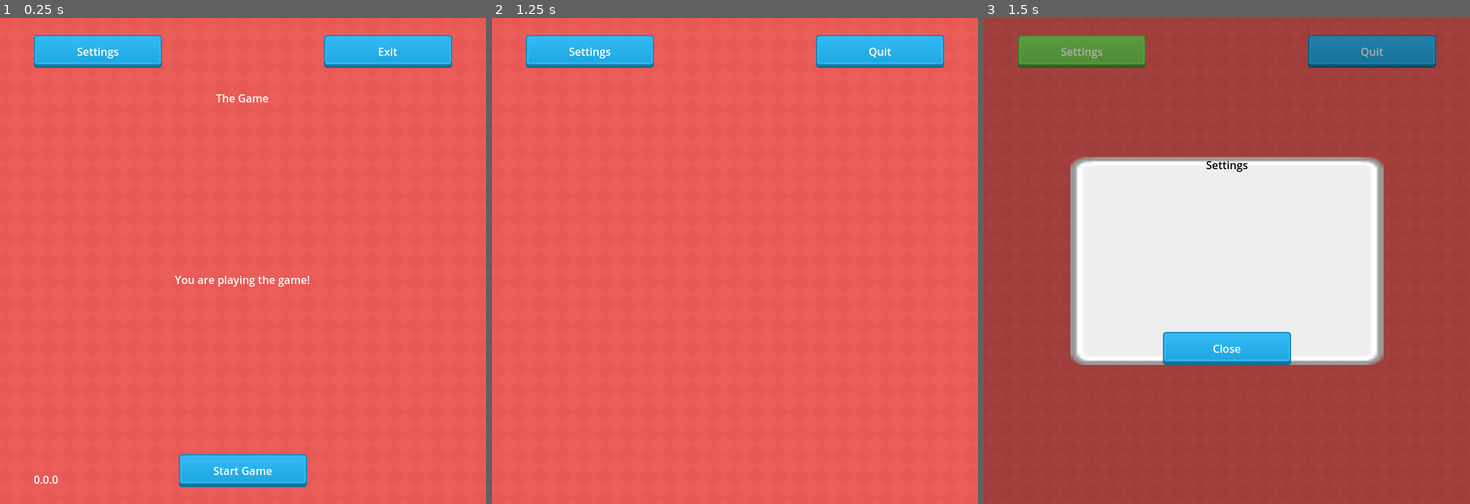
Above: before the commit, frames 1-3 (left to right).
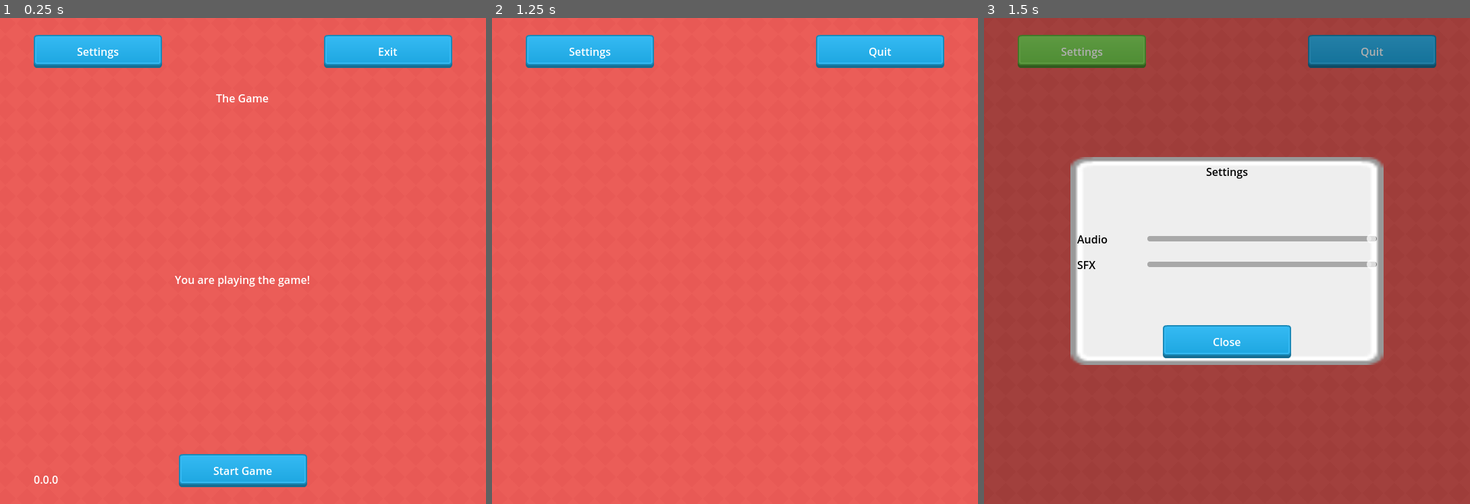
Above: after the commit, the same moments.

Repository: LPGameDevs/Gdko-24-01
Game: Godot game, scene res://Scenes/main.tscn
Same seed, same stepped clock (60 frames per second), same inputs: the game is played once before the commit and once after it.
Inputs:
- Up to frame 1 (0.25 s): no input
- Up to frame 2 (1.25 s): click "Start Game" at 0.5 s
- Up to frame 3 (1.5 s): click "Settings" at 1.25 s

Frames 1-2 are identical in both runs. In frame 3, 2.4% of the frame differs, in the area x 19-81%, y 29-72%.

Commit message:
By yanniboi: Added volume slider.

Diff:
--- a/Scenes/settings.tscn
+++ b/Scenes/settings.tscn
@@ -1,12 +1,16 @@
-[gd_scene load_steps=7 format=3 uid="uid://d34pkeru2e0h6"]
+[gd_scene load_steps=9 format=3 uid="uid://d34pkeru2e0h6"]
 
 [ext_resource type="Texture2D" uid="uid://bpthq1js724kf" path="res://Assets/UI/grey_panel.png" id="1_bj6kh"]
 [ext_resource type="Script" path="res://Scripts/Scenes/settings.gd" id="1_m8k61"]
 [ext_resource type="Texture2D" uid="uid://bv81p68fj6r04" path="res://Assets/UI/blue_button04.png" id="2_dn7ic"]
+[ext_resource type="Script" path="res://Scripts/AudioSlider.gd" id="3_lptte"]
 [ext_resource type="Texture2D" uid="uid://jc3pg4pbikyr" path="res://Assets/UI/grey_button04.png" id="3_u07vr"]
 [ext_resource type="Texture2D" uid="uid://doag8tkhrgyl" path="res://Assets/UI/green_button04.png" id="4_xntil"]
 
 [sub_resource type="LabelSettings" id="LabelSettings_osk0x"]
+font_color = Color(0, 0, 0, 1)
+
+[sub_resource type="LabelSettings" id="LabelSettings_2013l"]
 font_color = Color(0, 0, 0, 1)
 
 [node name="Settings" type="CanvasLayer"]
@@ -34,37 +38,86 @@
 grow_vertical = 2
 texture = ExtResource("1_bj6kh")
 
-[node name="VBoxContainer" type="VBoxContainer" parent="TextureRect"]
+[node name="MarginContainer" type="MarginContainer" parent="TextureRect"]
 layout_mode = 1
 anchors_preset = 15
 anchor_right = 1.0
 anchor_bottom = 1.0
 grow_horizontal = 2
 grow_vertical = 2
+theme_override_constants/margin_left = 10
+theme_override_constants/margin_top = 10
+theme_override_constants/margin_right = 10
+theme_override_constants/margin_bottom = 10
+
+[node name="VBoxContainer" type="VBoxContainer" parent="TextureRect/MarginContainer"]
+layout_mode = 2
 theme_override_constants/separation = 15
 
-[node name="Title" type="Label" parent="TextureRect/VBoxContainer"]
+[node name="Title" type="Label" parent="TextureRect/MarginContainer/VBoxContainer"]
 layout_mode = 2
 text = "Settings"
 label_settings = SubResource("LabelSettings_osk0x")
 horizontal_alignment = 1
 vertical_alignment = 1
 
-[node name="_spacer" type="Control" parent="TextureRect/VBoxContainer"]
+[node name="_spacer" type="Control" parent="TextureRect/MarginContainer/VBoxContainer"]
 layout_mode = 2
 size_flags_vertical = 3
 
-[node name="HBoxContainer" type="HBoxContainer" parent="TextureRect/VBoxContainer"]
+[node name="MusicSlider" type="HBoxContainer" parent="TextureRect/MarginContainer/VBoxContainer"]
+layout_mode = 2
+
+[node name="Label" type="Label" parent="TextureRect/MarginContainer/VBoxContainer/MusicSlider"]
+custom_minimum_size = Vector2(100, 0)
+layout_mode = 2
+text = "Audio"
+label_settings = SubResource("LabelSettings_2013l")
+vertical_alignment = 1
+
+[node name="HSlider" type="HSlider" parent="TextureRect/MarginContainer/VBoxContainer/MusicSlider"]
+layout_mode = 2
+size_flags_horizontal = 3
+size_flags_vertical = 1
+max_value = 1.0
+step = 0.01
+script = ExtResource("3_lptte")
+bus_name = "Music"
+
+[node name="SfxSlider" type="HBoxContainer" parent="TextureRect/MarginContainer/VBoxContainer"]
+layout_mode = 2
+
+[node name="Label" type="Label" parent="TextureRect/MarginContainer/VBoxContainer/SfxSlider"]
+custom_minimum_size = Vector2(100, 0)
+layout_mode = 2
+text = "SFX"
+label_settings = SubResource("LabelSettings_2013l")
+vertical_alignment = 1
+
+[node name="HSlider" type="HSlider" parent="TextureRect/MarginContainer/VBoxContainer/SfxSlider"]
+layout_mode = 2
+size_flags_horizontal = 3
+size_flags_vertical = 1
+max_value = 1.0
+step = 0.01
+script = ExtResource("3_lptte")
+bus_name = "SFX"
+
+[node name="_spacer2" type="Control" parent="TextureRect/MarginContainer/VBoxContainer"]
+layout_mode = 2
+size_flags_vertical = 3
+
+[node name="HBoxContainer" type="HBoxContainer" parent="TextureRect/MarginContainer/VBoxContainer"]
 layout_mode = 2
 alignment = 1
 
-[node name="CloseButton" type="TextureButton" parent="TextureRect/VBoxContainer/HBoxContainer"]
+[node name="CloseButton" type="TextureButton" parent="TextureRect/MarginContainer/VBoxContainer/HBoxContainer"]
 layout_mode = 2
 texture_normal = ExtResource("2_dn7ic")
 texture_pressed = ExtResource("3_u07vr")
 texture_hover = ExtResource("4_xntil")
 
-[node name="Label" type="Label" parent="TextureRect/VBoxContainer/HBoxContainer/CloseButton"]
+[node name="Label" type="Label" parent="TextureRect/MarginContainer/VBoxContainer/HBoxContainer/CloseButton"]
 layout_mode = 1
 anchors_preset = 15
 anchor_right = 1.0
@@ -75,4 +128,4 @@
 horizontal_alignment = 1
 vertical_alignment = 1
 
-[connection signal="pressed" from="TextureRect/VBoxContainer/HBoxContainer/CloseButton" to="." method="_on_close_button_pressed"]
+[connection signal="pressed" from="TextureRect/MarginContainer/VBoxContainer/HBoxContainer/CloseButton" to="." method="_on_close_button_pressed"]
--- /dev/null
+++ b/Scripts/AudioSlider.gd
@@ -0,0 +1,20 @@
+extends HSlider
+
+@export var bus_name: String;
+
+var bus_index: int;
+
+func _ready():
+    bus_index = AudioServer.get_bus_index(bus_name)
+    if bus_index == -1:
+        print("Bus not found: " + bus_name)
+        return
+
+    value_changed.connect(_on_value_changed);
+
+    # Set initial value.
+    var initial = db_to_linear(AudioServer.get_bus_volume_db(bus_index))
+    set_value_no_signal(initial);
+
+func _on_value_changed(value: float) -> void:
+    AudioServer.set_bus_volume_db(bus_index, linear_to_db(value))
--- /dev/null
+++ b/default_bus_layout.tres
@@ -0,0 +1,15 @@
+[gd_resource type="AudioBusLayout" format=3 uid="uid://cffksqdi0iohu"]
+
+[resource]
+bus/1/name = &"Music"
+bus/1/solo = false
+bus/1/mute = false
+bus/1/bypass_fx = false
+bus/1/volume_db = 0.0
+bus/1/send = &"Master"
+bus/2/name = &"SFX"
+bus/2/solo = false
+bus/2/mute = false
+bus/2/bypass_fx = false
+bus/2/volume_db = 0.0
+bus/2/send = &"Master"
Not shown, changed: .github/workflows/main.yml
